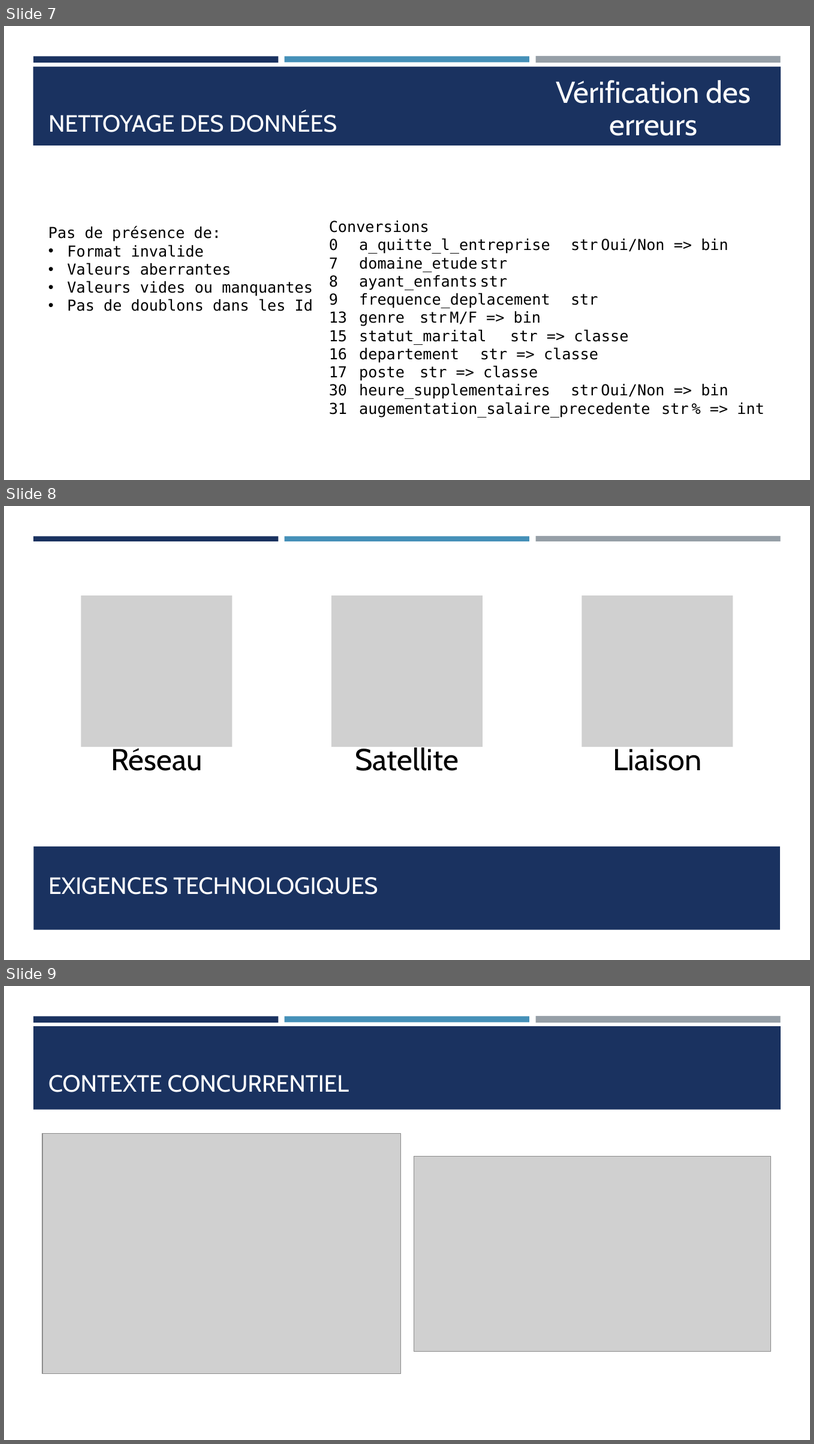
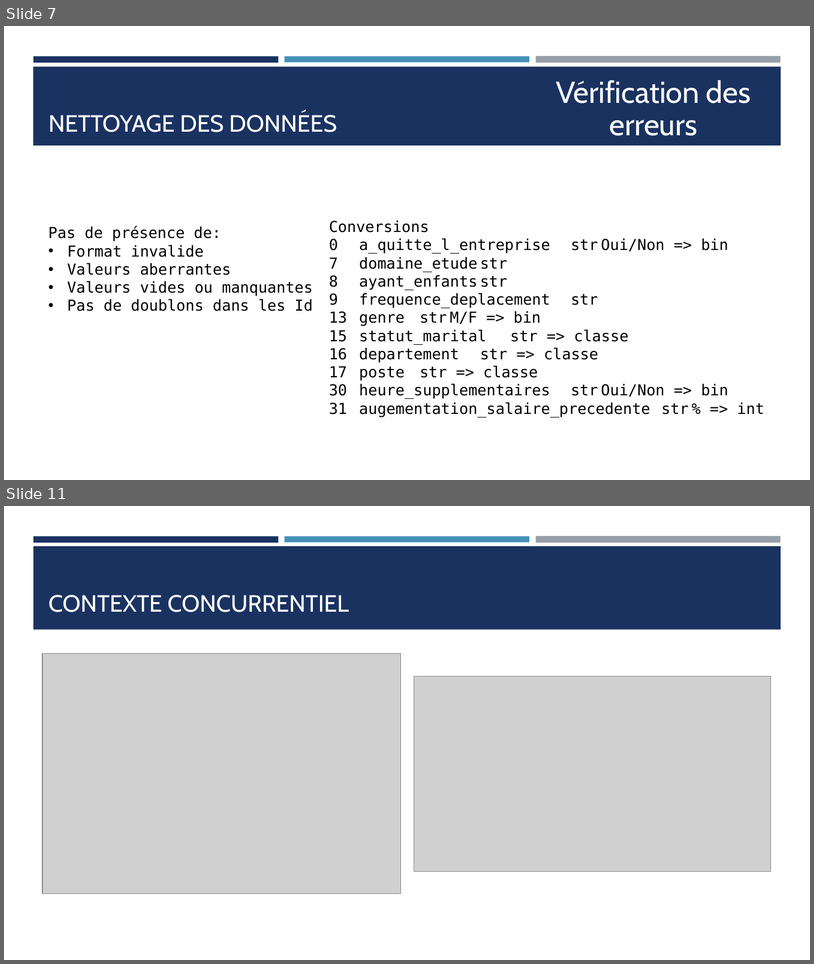
Before and after one commit to Ace4teaM/OCR-NovaTech, a slide deck: Presentation.pptx. Shown one above the other, each under a label of ours: slides 7, 8 and 9 before the commit, slides 7 and 11 after it; the slides between them are not shown. The pictures are 814x1444 and 814x964 pixels, drawn with LibreOffice and Linux fonts; fonts in the diff are those of the drawing; grey boxes stand for pictures. Boxes give left, top, right and bottom in pixels: in the first picture for what was removed or moved away, otherwise in the second. Text is boxed around its words. In the diff, an @@ line names an element or a change of style, - is before the commit and + after.

```diff
--- a/Presentation.pptx
+++ b/Presentation.pptx
@@ slide 8 removed at [4,506,810,960], background #FFFFFF; not listed: 3 template elements that a slide beside it also shows @@
@@ rectangle removed at [4,541,810,960] @@
@@ group removed at [81,595,734,771]: 3 pictures, 3 texts @@
-Réseau
-Satellite
-Liaison
@@ rectangle removed at [33,846,781,930] @@
@@ title removed at [48,877,378,894] @@
-EXIGENCES TECHNOLOGIQUES
@@ what was slide 9 is now slide 11 @@
```
Also in this commit, not shown: 3 slides added, 4 other files.
